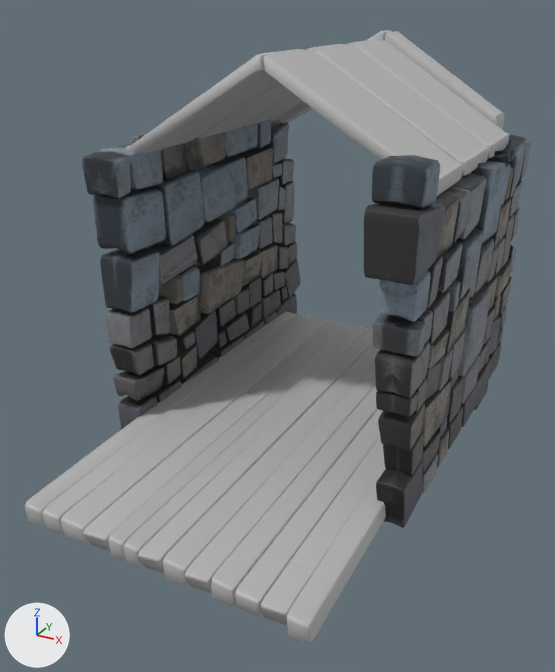
One commit to the FBX model Assets/_Art/house/porch_01.fbx: the scene before it, then after it.
Both versions are drawn from a camera (50 mm lens) standing at (2.79, -2.84, 9.41) and looking at (-4.6, 10.58, 2.7). The axes (+X, +Y, +Z) are drawn at lower left. The lights are the same throughout. The first picture is the older version. Where no turn or scale is listed for an object, it has been applied to the vertices.
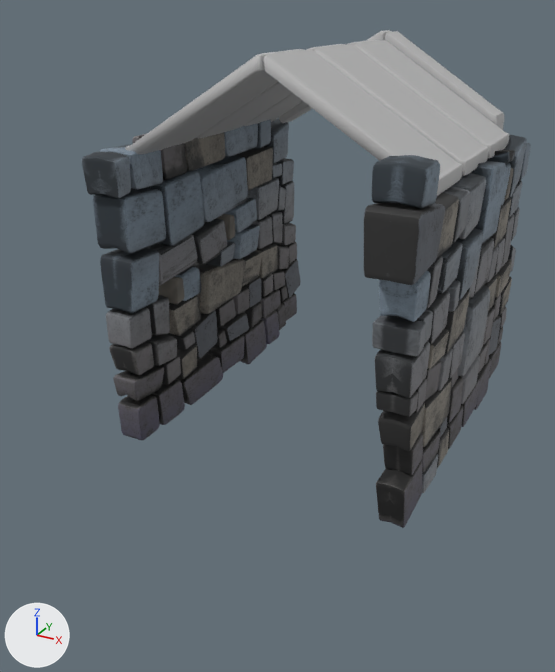
Pixel boxes [x1, y1, x2, y2] of what changed, in the pictures (555 x 672 px):
'polySurface140', deleted: before [25, 311, 386, 643]

The change in detail:
Object 'polySurface140' (ob_polysurface140) is deleted.
